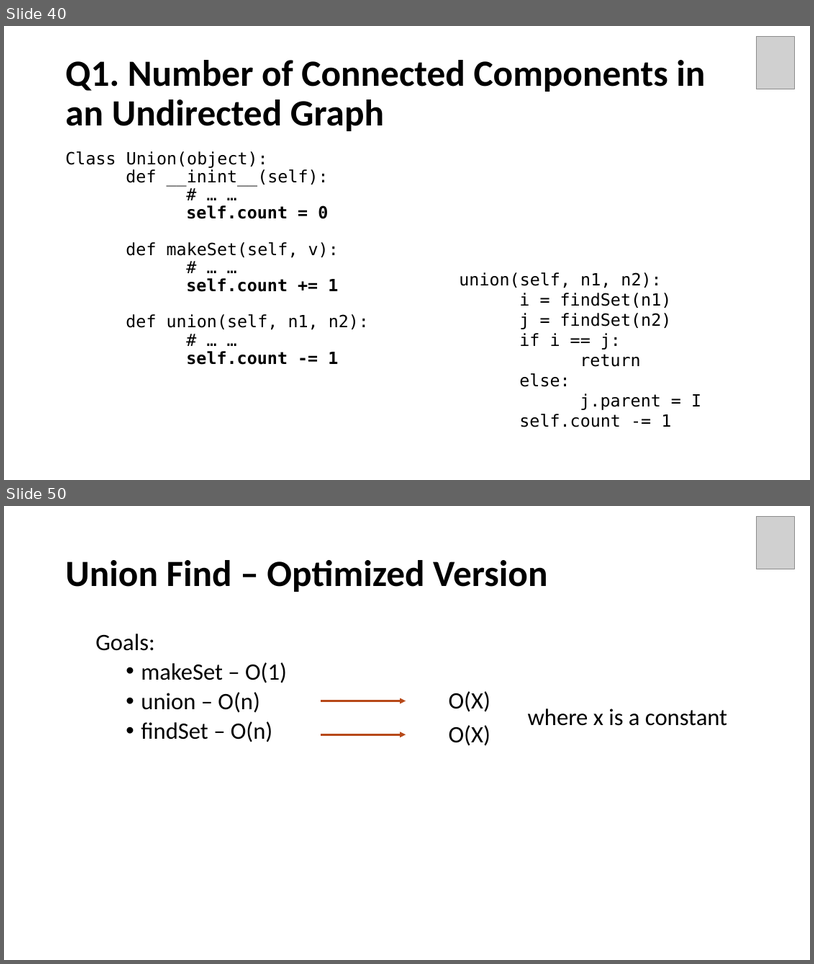
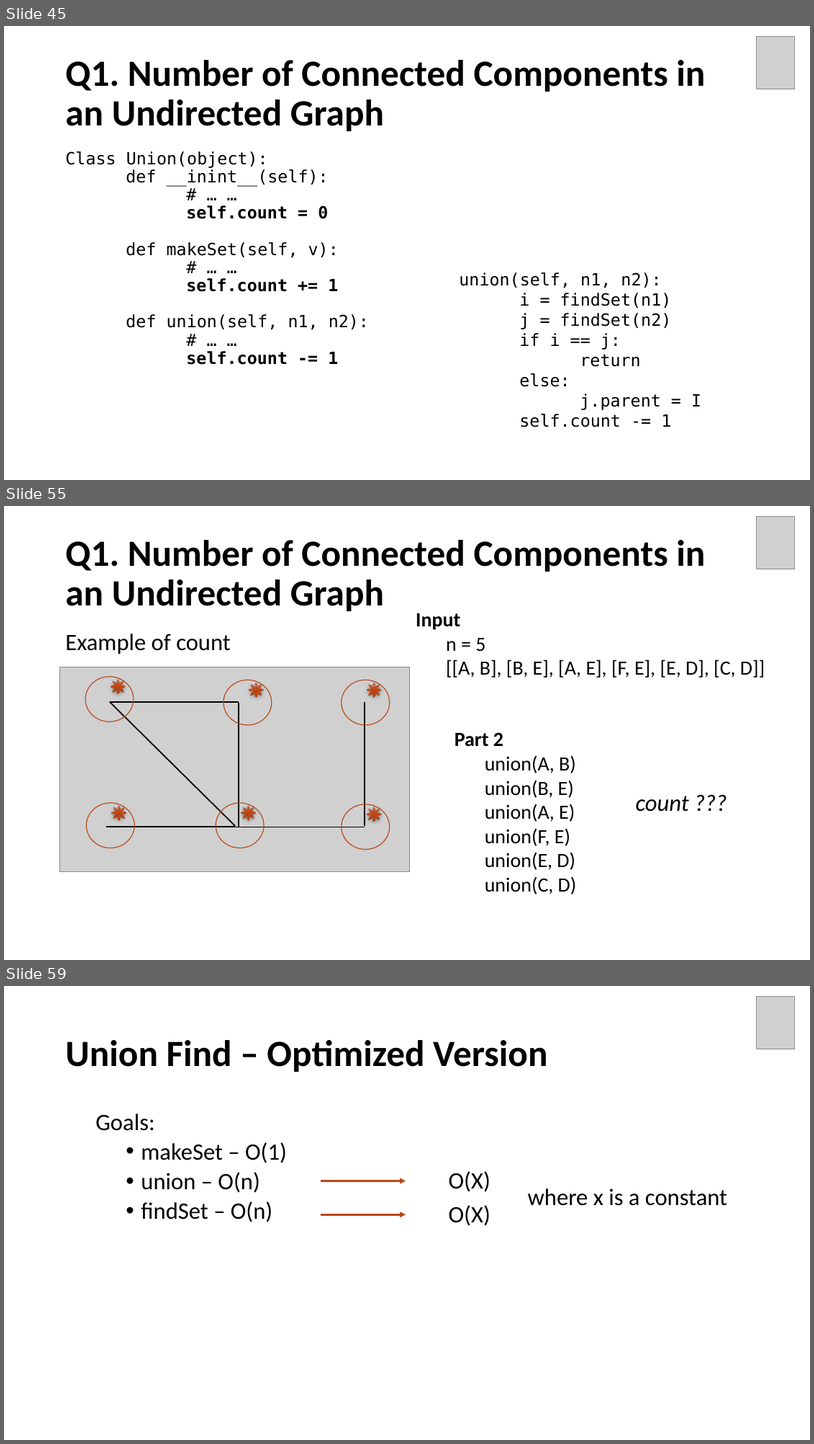
Before and after one commit to Neo-Hao/union-find, a slide deck: slides.pptx. Shown one above the other, each under a label of ours: slides 40 and 50 before the commit, slides 45, 55 and 59 after it; the slides between them are not shown. The pictures are 814x964 and 814x1444 pixels, drawn with LibreOffice and Linux fonts; fonts in the diff are those of the drawing; grey boxes stand for pictures. Boxes give left, top, right and bottom in pixels: in the first picture for what was removed or moved away, otherwise in the second. Text is boxed around its words. In the diff, an @@ line names an element or a change of style, - is before the commit and + after.

Commit message:
add time compare of two versions of union find

```diff
--- a/slides.pptx
+++ b/slides.pptx
@@ slide 55 added at [4, 506, 810, 960], background #FFFFFF @@
@@ picture added at [757, 516, 795, 569] @@
@@ title added at [65, 540, 705, 611], 44 pt, text #000000, bold @@
+Q1. Number of Connected Components in an Undirected Graph
@@ text added at [416, 613, 765, 677], 24 pt, text #000000 @@
+Input
+  n = 5
+  [[A, B], [B, E], [A, E], [F, E], [E, D], [C, D]]
@@ text added at [65, 633, 231, 654], 28 pt, text #000000 @@
+Example of count
@@ ellipse added at [85, 677, 134, 722], outline #B74919 1 pt @@
@@ sun added at [111, 679, 126, 694], fill gradient #C2634D to #BF4611 to #B13B08 @@
@@ ellipse added at [224, 680, 272, 725], outline #B74919 1 pt @@
@@ sun added at [248, 682, 263, 698], fill gradient #C2634D to #BF4611 to #B13B08 @@
@@ ellipse added at [342, 680, 390, 725], outline #B74919 1 pt @@
@@ sun added at [367, 682, 382, 698], fill gradient #C2634D to #BF4611 to #B13B08 @@
@@ group added at [59, 667, 411, 872]: 6 lines, 1 picture @@
@@ text added at [455, 732, 577, 894], 24 pt, text #000000 @@
+Part 2
+  union(A, B)
+  union(B, E)
+  union(A, E)
+  union(F, E)
+  union(E, D)
+  union(C, D)
@@ ellipse added at [86, 803, 134, 848], outline #B74919 1 pt @@
@@ sun added at [112, 805, 127, 820], fill gradient #C2634D to #BF4611 to #B13B08 @@
@@ ellipse added at [216, 803, 264, 848], outline #B74919 1 pt @@
@@ sun added at [241, 805, 256, 820], fill gradient #C2634D to #BF4611 to #B13B08 @@
@@ ellipse added at [342, 804, 390, 849], outline #B74919 1 pt @@
@@ sun added at [367, 807, 382, 822], fill gradient #C2634D to #BF4611 to #B13B08 @@
@@ text added at [636, 795, 689, 811], 28 pt, text #000000, italic @@
+count ???
@@ what was slide 40 is now slide 45 @@
@@ what was slide 50 is now slide 59 @@
```
Also in this commit, not shown: 23 slides changed, 8 other slides added, 6 other files.
